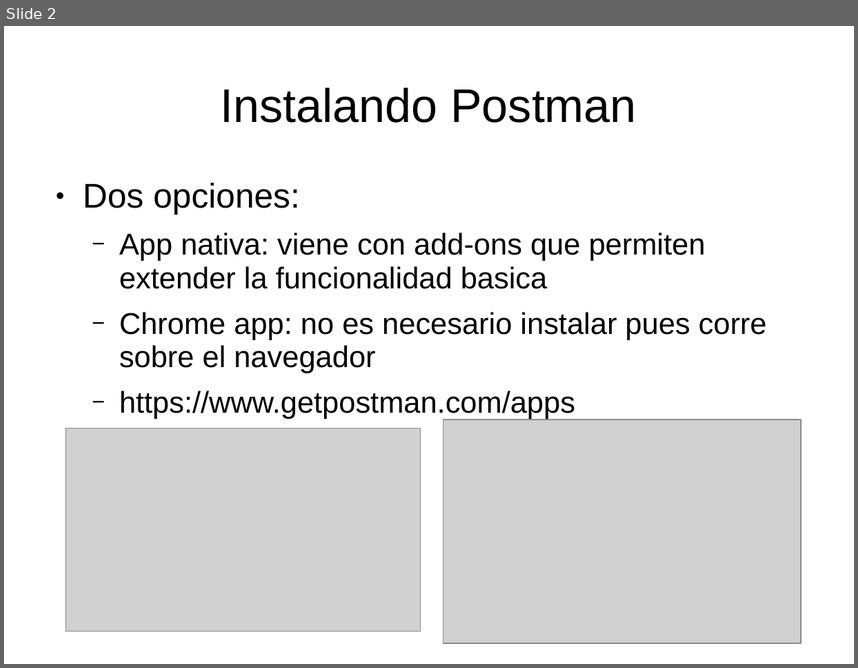
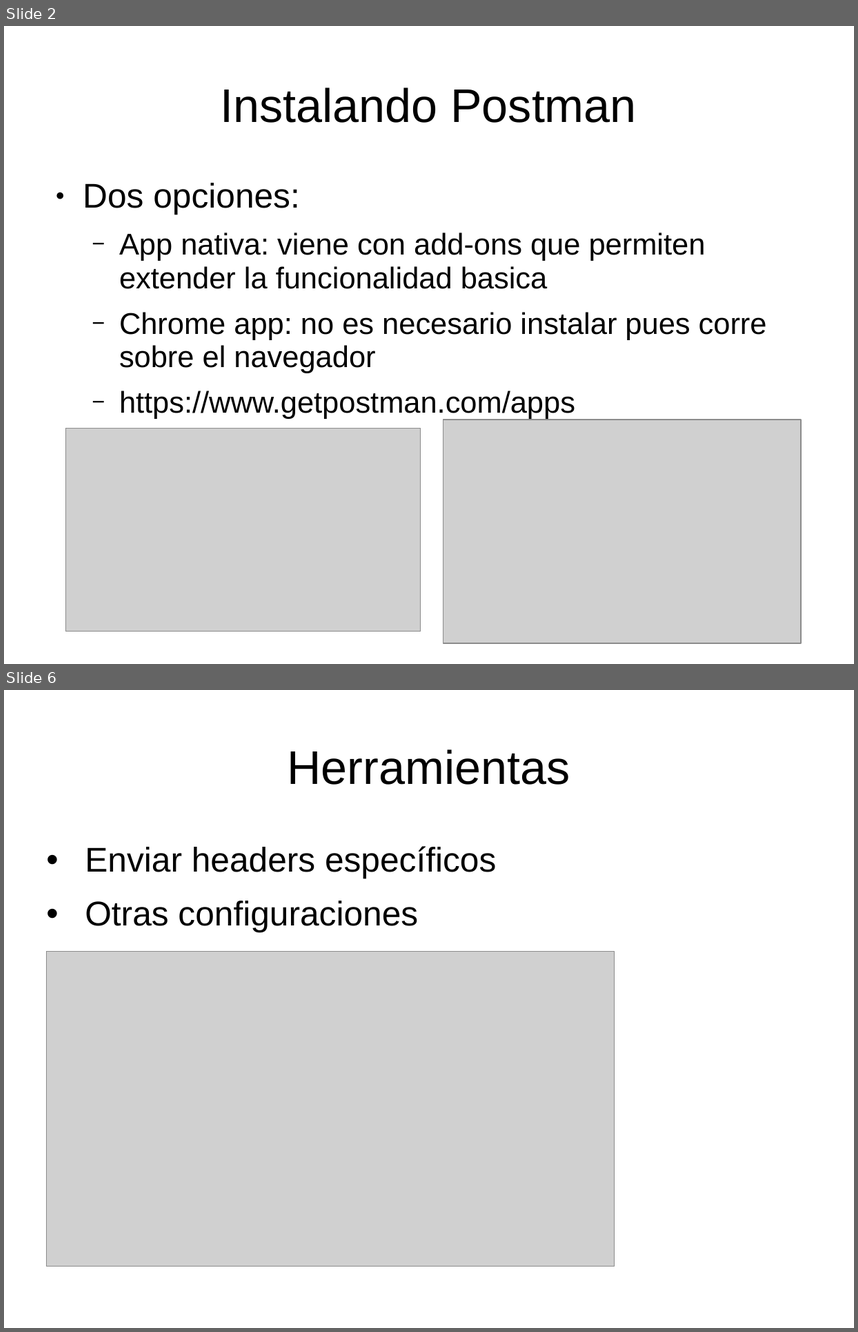
Before and after one commit to luisgepeto/PostmanCourse, a slide deck: Presentacion.ppt. Shown one above the other, each under a label of ours: slide 2 before the commit, slides 2 and 6 after it; the slides between them are not shown. The pictures are 858x668 and 858x1332 pixels, drawn with LibreOffice and Linux fonts; fonts in the diff are those of the drawing; grey boxes stand for pictures. Boxes give left, top, right and bottom in pixels: in the first picture for what was removed or moved away, otherwise in the second. Text is boxed around its words. In the diff, an @@ line names an element or a change of style, - is before the commit and + after.

```diff
--- a/Presentacion.ppt
+++ b/Presentacion.ppt
@@ slide 6 added at [4,690,854,1328], background #FFFFFF @@
@@ title added at [288,749,570,785], 44 pt, text #000000 @@
+Herramientas
@@ text added at [85,846,496,932], 32 pt, text #000000 @@
+• Enviar headers específicos
+• Otras configuraciones
@@ picture added at [46,951,614,1265] @@
```
Also in this commit, not shown: 1 slide changed, 5 other slides added, 5 other files.
